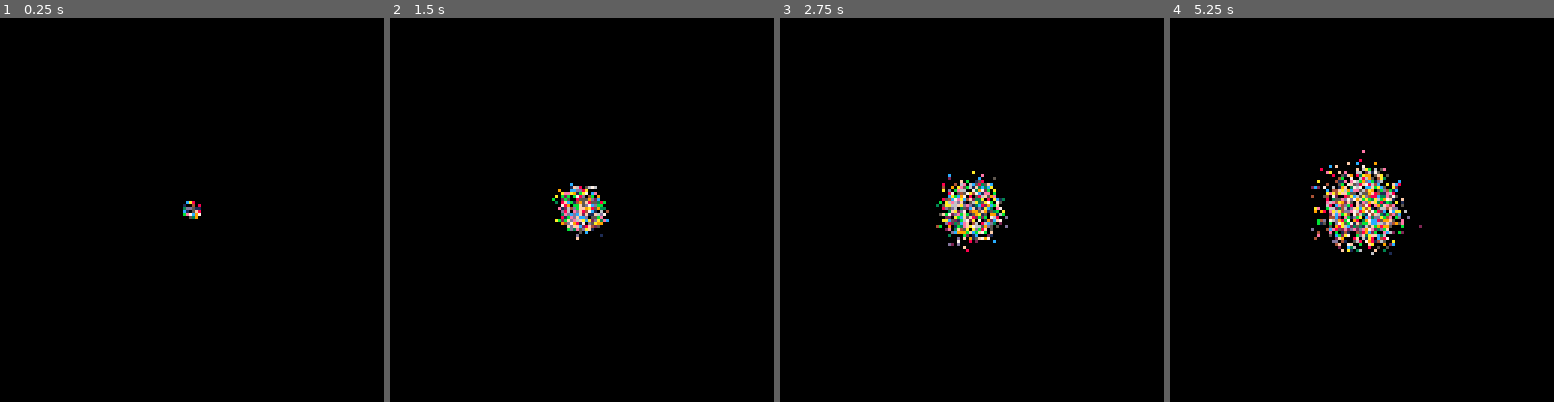
Above: before the commit, frames 1-4 (left to right).
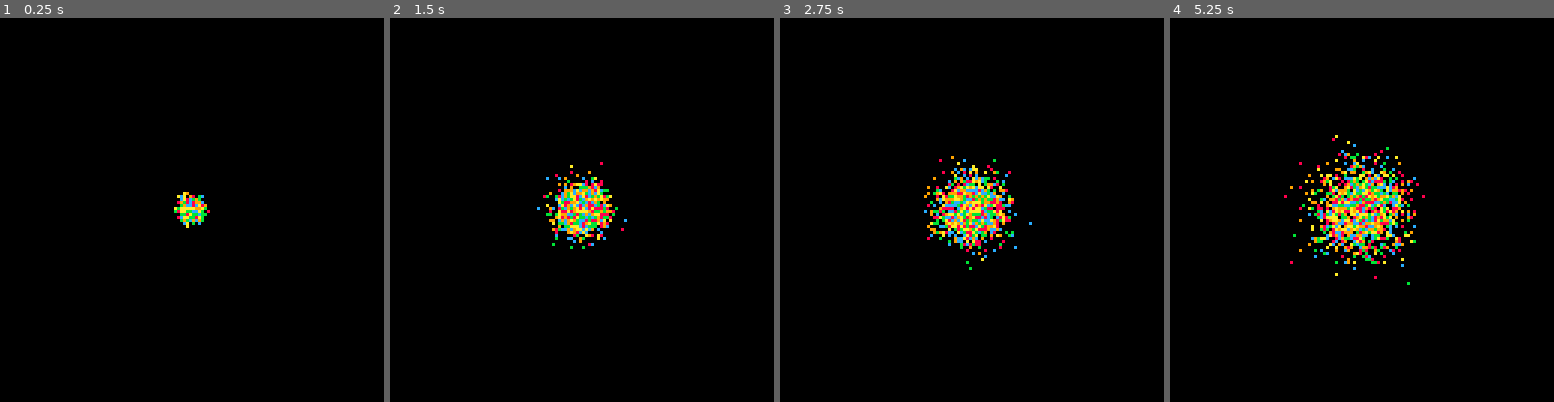
Above: after the commit, the same moments.

Repository: natestutte/Pico-8-Projects
Game: PICO-8 cartridge dev/testfiles/tonsofdots.p8
The game is run twice, just before and just after one commit, with the same random seed, the same clock (stepped at 60 frames per second) and the same inputs.
Inputs:
- Up to frame 1 (0.25 s): no input
- Up to frame 2 (1.5 s): no input
- Up to frame 3 (2.75 s): no input
- Up to frame 4 (5.25 s): no input

The runs differ from the first frame. In frame 1, 0.5% of the frame differs, in the area x 45-55%, y 45-55%; in frame 2, 1.9%; in frame 3, 3.1%; in frame 4, 4.9%, in the area x 29-67%, y 30-70%.

Commit message:
Reduced amount of dots and shortened amount of color options

Diff:
--- a/dev/testfiles/tonsofdots.p8
+++ b/dev/testfiles/tonsofdots.p8
@@ -5,7 +5,7 @@
 	local dot = {}
 	dot.x = x
 	dot.y = y
-	dot.clr = rnd(16)-1
+	dot.clr = rnd(5)+8
 	dot.draw = function(this)
 		pset(this.x,this.y,this.clr)
 	end
@@ -29,7 +29,7 @@
 --init
 function _init()
 	dots = {}
-	for a=1,2500 do
+	for a=1,1500 do
 		add(dots,initdot(64,64))
 	end
 end
